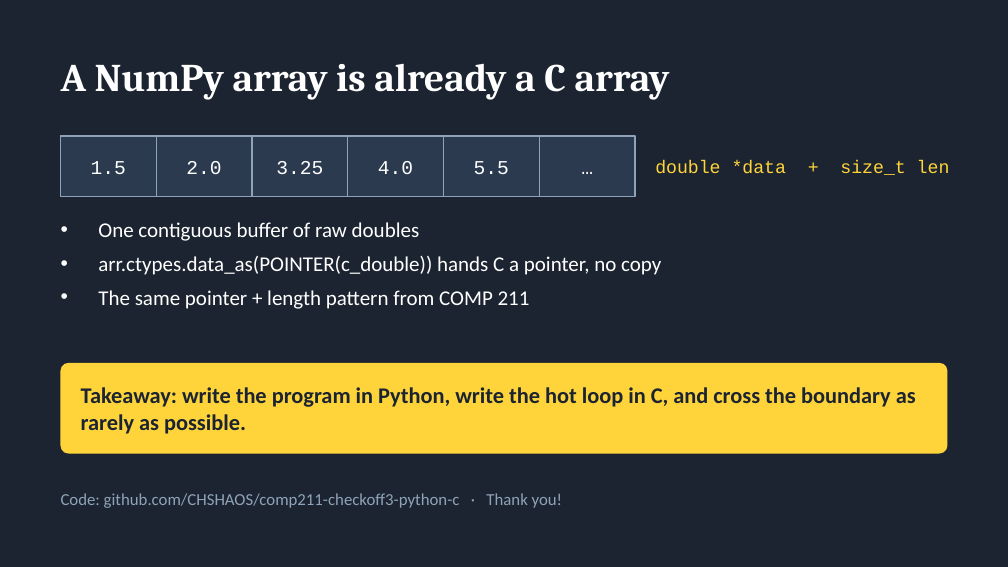
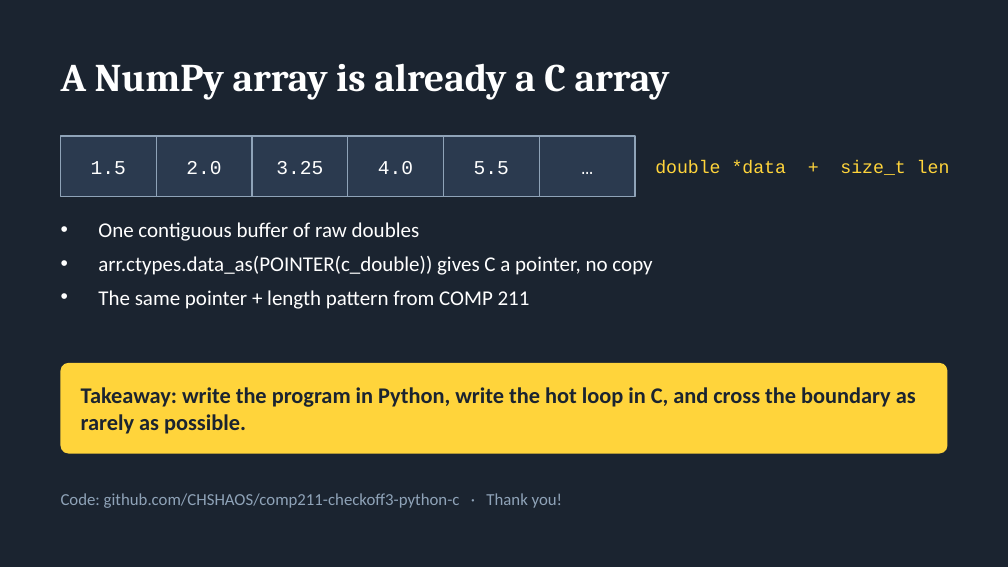
Before and after one commit to CHSHAOS/comp211-checkoff3-python-c, a slide deck: slide 6 of slides/Checkoff3_Python_C.pptx. Drawn at 1008x567 pixels with LibreOffice and Linux fonts; fonts in the diff are those of the drawing. Boxes give left, top, right and bottom in pixels: in the first picture for what was removed or moved away, otherwise in the second. Text is boxed around its words. In the diff, an @@ line names an element or a change of style, - is before the commit and + after.

```diff
--- a/slides/Checkoff3_Python_C.pptx
+++ b/slides/Checkoff3_Python_C.pptx
@@ text at bbox=[98, 256, 652, 275]: text changed @@
-• arr.ctypes.data_as(POINTER(c_double)) hands C a pointer, no copy
+• arr.ctypes.data_as(POINTER(c_double)) gives C a pointer, no copy
```
Also in this commit, not shown: 1 other slide changed, 2 other files.
